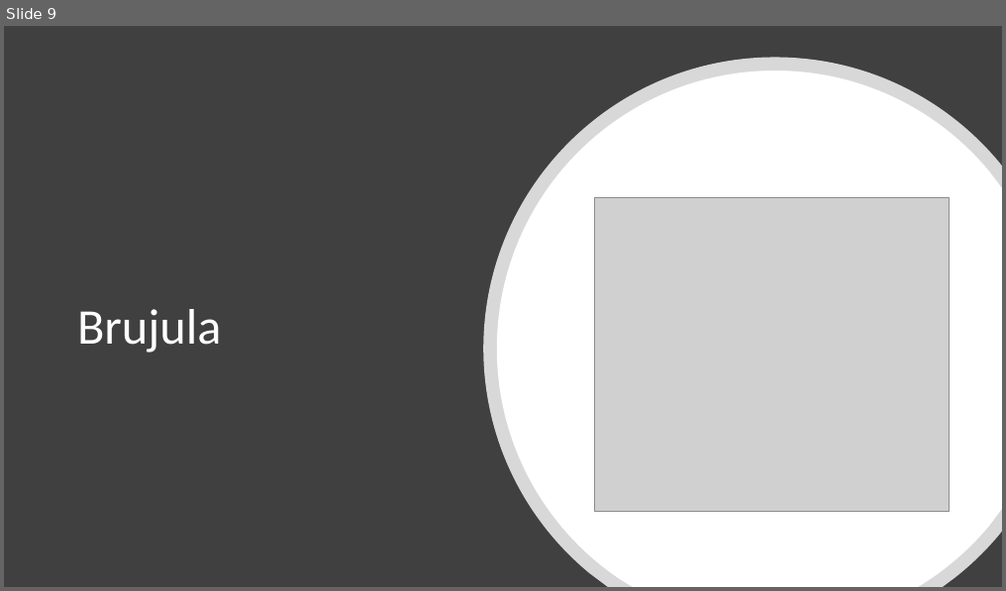
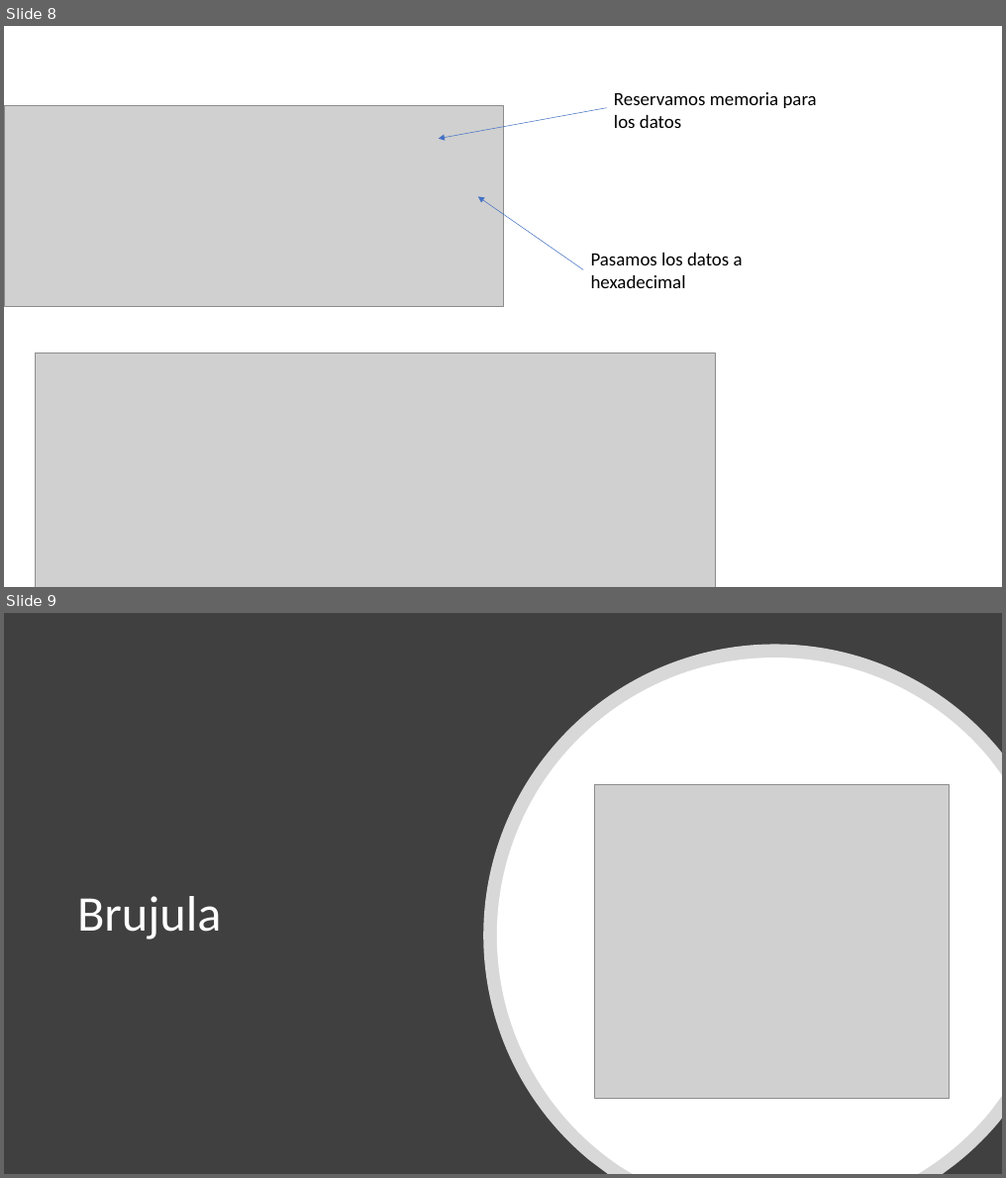
Before and after one commit to alvant01/Robotica, a slide deck: Posicionamiento y Sistemas de Direccion.pptx. Shown one above the other, each under a label of ours: slide 9 before the commit, slides 8 and 9 after it. The pictures are 1006x591 and 1006x1178 pixels, drawn with LibreOffice and Linux fonts; fonts in the diff are those of the drawing; grey boxes stand for pictures. Boxes give left, top, right and bottom in pixels: in the first picture for what was removed or moved away, otherwise in the second. Text is boxed around its words. In the diff, an @@ line names an element or a change of style, - is before the commit and + after.

```diff
--- a/Posicionamiento y Sistemas de Direccion.pptx
+++ b/Posicionamiento y Sistemas de Direccion.pptx
@@ slide 8 added at <box>4,26,1002,587</box>, background #FFFFFF @@
@@ picture added at <box>4,105,503,307</box> @@
@@ arrow added from (607, 107) to (439, 138), #4472C4 0.5 pt @@
@@ text added at <box>614,92,817,128</box>, 18 pt, text #000000 @@
+Reservamos memoria para los datos
@@ arrow added from (583, 271) to (478, 196), #4472C4 0.5 pt @@
@@ text added at <box>591,253,743,288</box>, 18 pt, text #000000 @@
+Pasamos los datos a hexadecimal
@@ picture added at <box>36,354,716,587</box> @@
```
Also in this commit, not shown: 1 slide changed, 3 other slides added, 3 slides removed, 1 other file.
